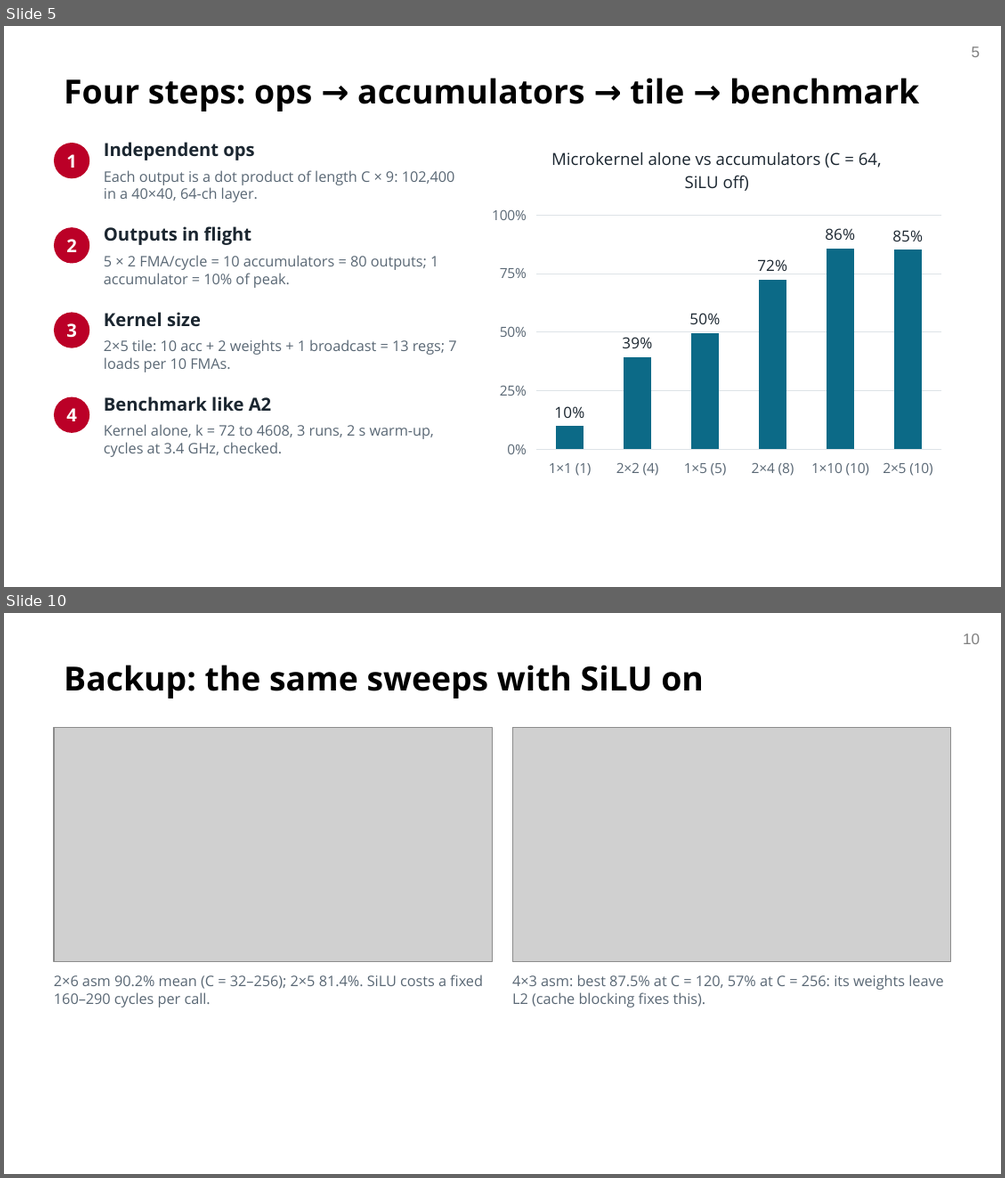
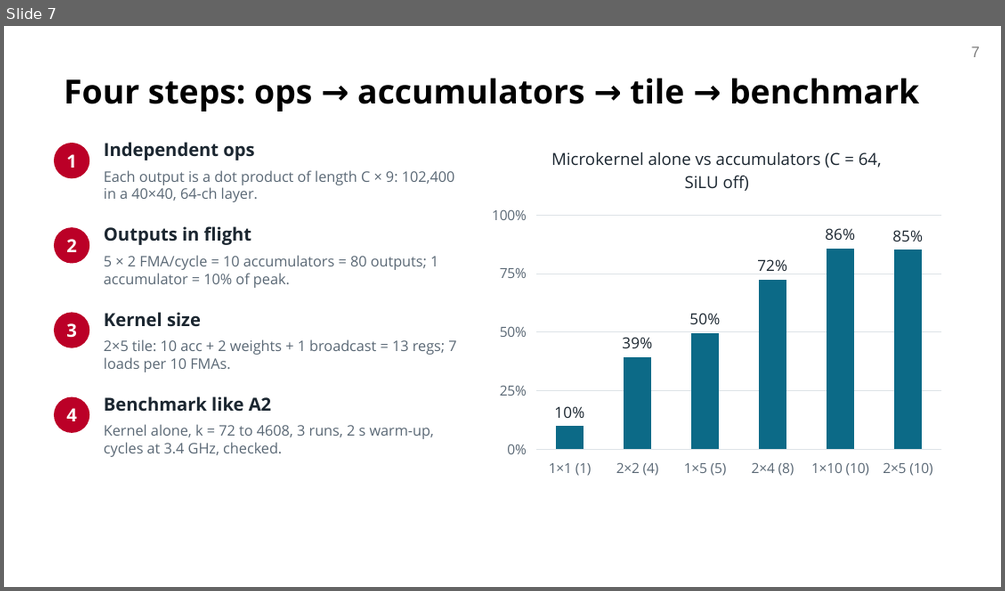
Before and after one commit to OTANK10/fast-yolov8-broadwell, a slide deck: docs/milestone/om/slides/om_mid_presentation_cmu.pptx. Shown one above the other, each under a label of ours: slides 5 and 10 before the commit, slide 7 after it; the slides between them are not shown. The pictures are 1005x1178 and 1005x591 pixels, drawn with LibreOffice and Linux fonts; fonts in the diff are those of the drawing; grey boxes stand for pictures; background and template pictures are left out. Boxes give left, top, right and bottom in pixels: in the first picture for what was removed or moved away, otherwise in the second. Text is boxed around its words. In the diff, an @@ line names an element or a change of style, - is before the commit and + after.

```diff
--- a/docs/milestone/om/slides/om_mid_presentation_cmu.pptx
+++ b/docs/milestone/om/slides/om_mid_presentation_cmu.pptx
@@ slide 10 removed at [4,613,1001,1174], background #FFFFFF; not listed: 1 template element that a slide beside it also shows @@
@@ title removed at [64,665,704,698] @@
-Backup: the same sweeps with SiLU on
@@ picture removed at [54,728,493,962] @@
@@ picture removed at [512,728,951,962] @@
@@ text removed at [54,974,483,1007] @@
-2×6 asm 90.2% mean (C = 32–256); 2×5 81.4%. SiLU costs a fixed 160–290 cycles per call.
@@ text removed at [512,974,943,1007] @@
-4×3 asm: best 87.5% at C = 120, 57% at C = 256: its weights leave L2 (cache blocking fixes this).
@@ what was slide 5 is now slide 7 @@
@@ page number at [971,46,980,57]: text changed @@
-5
+7
```
Also in this commit, not shown: 5 slides changed, 4 slides added, 1 other slide removed, 6 other files.
